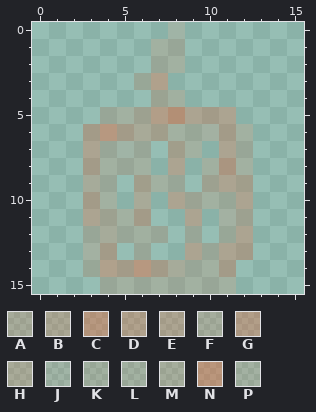
Pixel-art sprite: assets/favicon-16x16.png. The picture above was drawn from the file before the commit.
The file is 16x16 pixels. Pixels under 10% opacity are left out. Colours within 5 levels of each other are drawn and written as one.
Palette (. is transparent): A #ef57262f  B #ed58283a  C #ef59285f  D #ee5a294a  E #ef582840  F #f3572529  G #ef582951  H #f5582431  J #f558271a  K #e9572423  L #f05a2622  M #ee5d292c  N #f05a2866  P #f75d2721
After the commit:
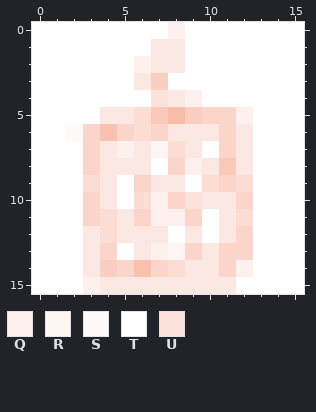
Colours new in this view: Q #fef1ed  R #fef6f3  S #fefaf9  T #ffffff  U #fce2da
From old to new:
colour A: #ef57262f -> #fbddd3
colour C: #ef59285f -> #f9c1ae
colour D: #ee5a294a -> #facec0
colour E: #ef582840 -> #fbd5c9
colour G: #ef582951 -> #fac9b9
colour L: #f05a2622 -> #fce8e2
colour N: #f05a2866 -> #f8bca8
Changed rows in their new state; - is a pixel that keeps its letter.
first column x 0:
 0 TTTTTTTTQTTTTTTT
 1 TTTTTTT--TTTTTTT
 2 TTTTTTQ--TTTTTTT
 3 TTTTTTL-TTTTTTTT
 4 TTTTTTTULQTTTTTT
 5 TTTT-----D--QTTT
 6 TTS---AE-LL--TTT
 7 TTT--Q-RA-T--TTT
 8 TTT----T-QL--TTT
 9 TTT--TE--T--ATTT
10 TTT--TAQ-U-L-TTT
11 TTT----QQ-TL-TTT
12 TTT---L-T-TL-TTT
13 TTTL-T-QR----TTT
14 TTTL--------QTTT
15 TTTQ--------TTTT
Boxes around the changes in both pictures, in picture pixels (x1, y1, x2, y2):
changed: (32, 22, 304, 294)
